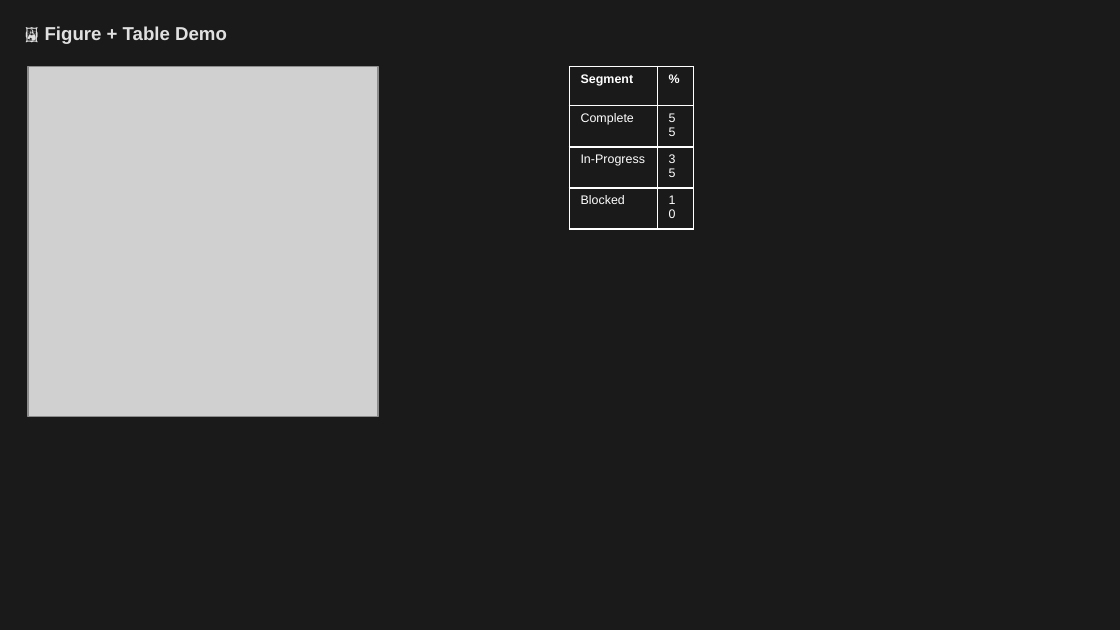
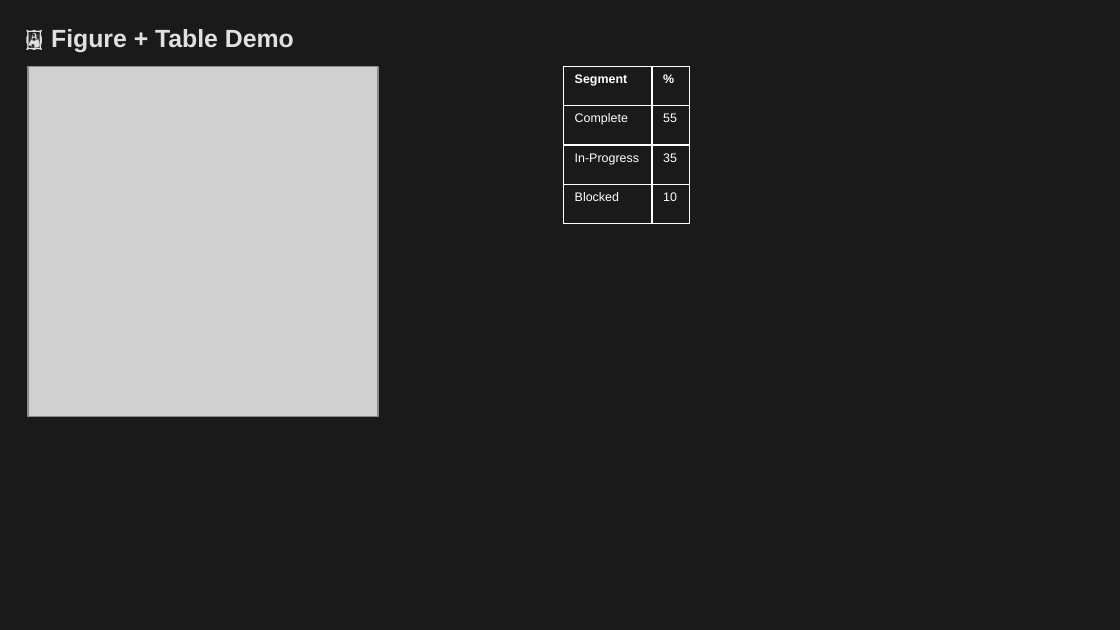
Before and after one commit to louisazhou/slidegenerator, a slide deck: slide 18 of output/comprehensive_demo_dark.pptx. Drawn at 1120x630 pixels with LibreOffice and Linux fonts; fonts in the diff are those of the drawing; grey boxes stand for pictures. Boxes give left, top, right and bottom in pixels: in the first picture for what was removed or moved away, otherwise in the second. Text is boxed around its words. In the diff, an @@ line names an element or a change of style, - is before the commit and + after.

```diff
--- a/output/comprehensive_demo_dark.pptx
+++ b/output/comprehensive_demo_dark.pptx
@@ text "🖼️ Figure + Table Demo" at bbox=[51, 29, 294, 53]: size 12 to 16 pt @@
@@ table: place and size @@
-table at bbox=[569, 66, 693, 224]
+table at bbox=[563, 66, 689, 224]
```
Also in this commit, not shown: 19 other slides changed, 21 other files.
